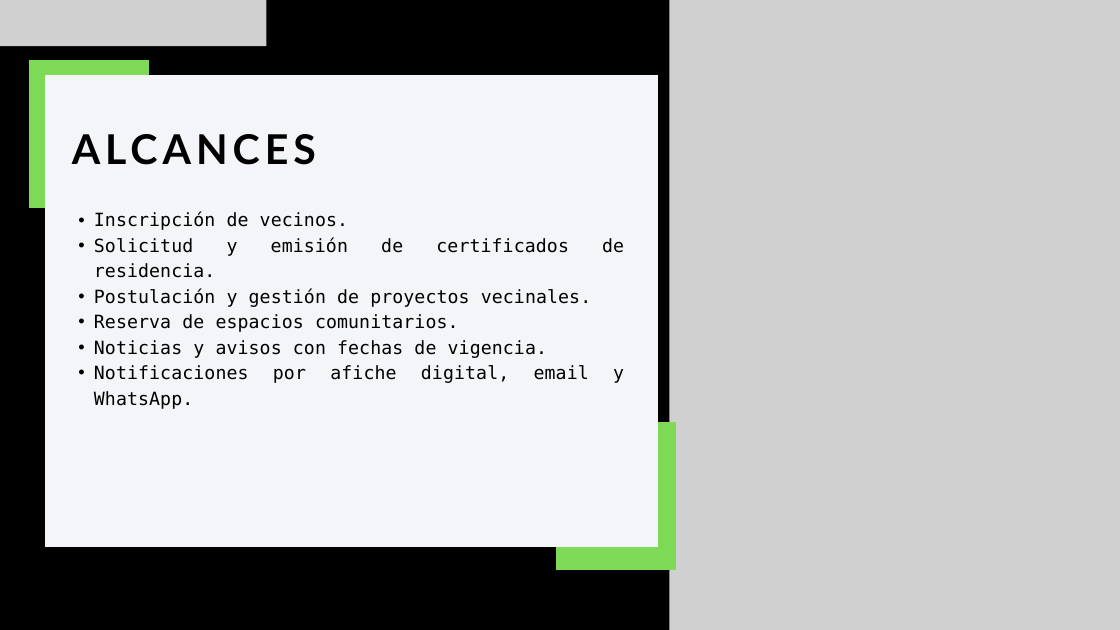
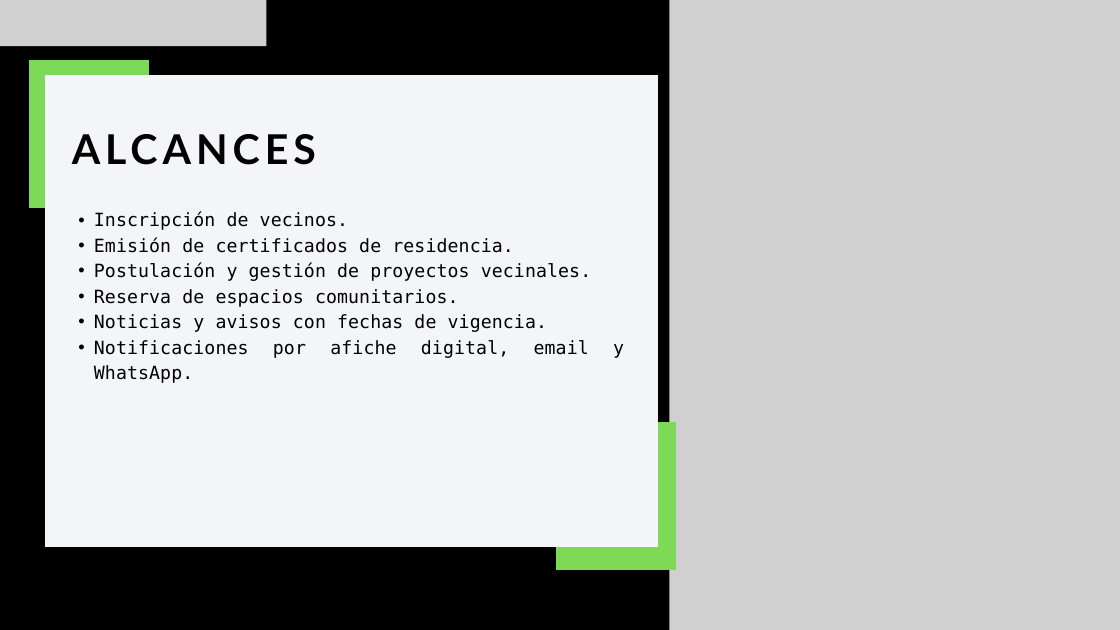
Before and after one commit to MrDev2732/Proyecto-de-Titulo-2025, a slide deck: slide 5 of docs/Documentacion Obligatoria/Fase 1/Evidencias Grupales/Presentación Proyecto.pptx. Drawn at 1120x630 pixels with LibreOffice and Linux fonts; fonts in the diff are those of the drawing; grey boxes stand for pictures. Boxes give left, top, right and bottom in pixels: in the first picture for what was removed or moved away, otherwise in the second. Text is boxed around its words. In the diff, an @@ line names an element or a change of style, - is before the commit and + after.

Commit message:
feat(documentación): actualizar la presentación del proyecto con nuevos contenidos y mejoras visuales, reforzando la documentación de la Fase 1 del proyecto APT.

```diff
--- a/docs/Documentacion Obligatoria/Fase 1/Evidencias Grupales/Presentación Proyecto.pptx
+++ b/docs/Documentacion Obligatoria/Fase 1/Evidencias Grupales/Presentación Proyecto.pptx
@@ text at (94,238,514,253): text changed @@
-  • Solicitud y emisión de certificados de residencia.
+  • Emisión de certificados de residencia.
```
